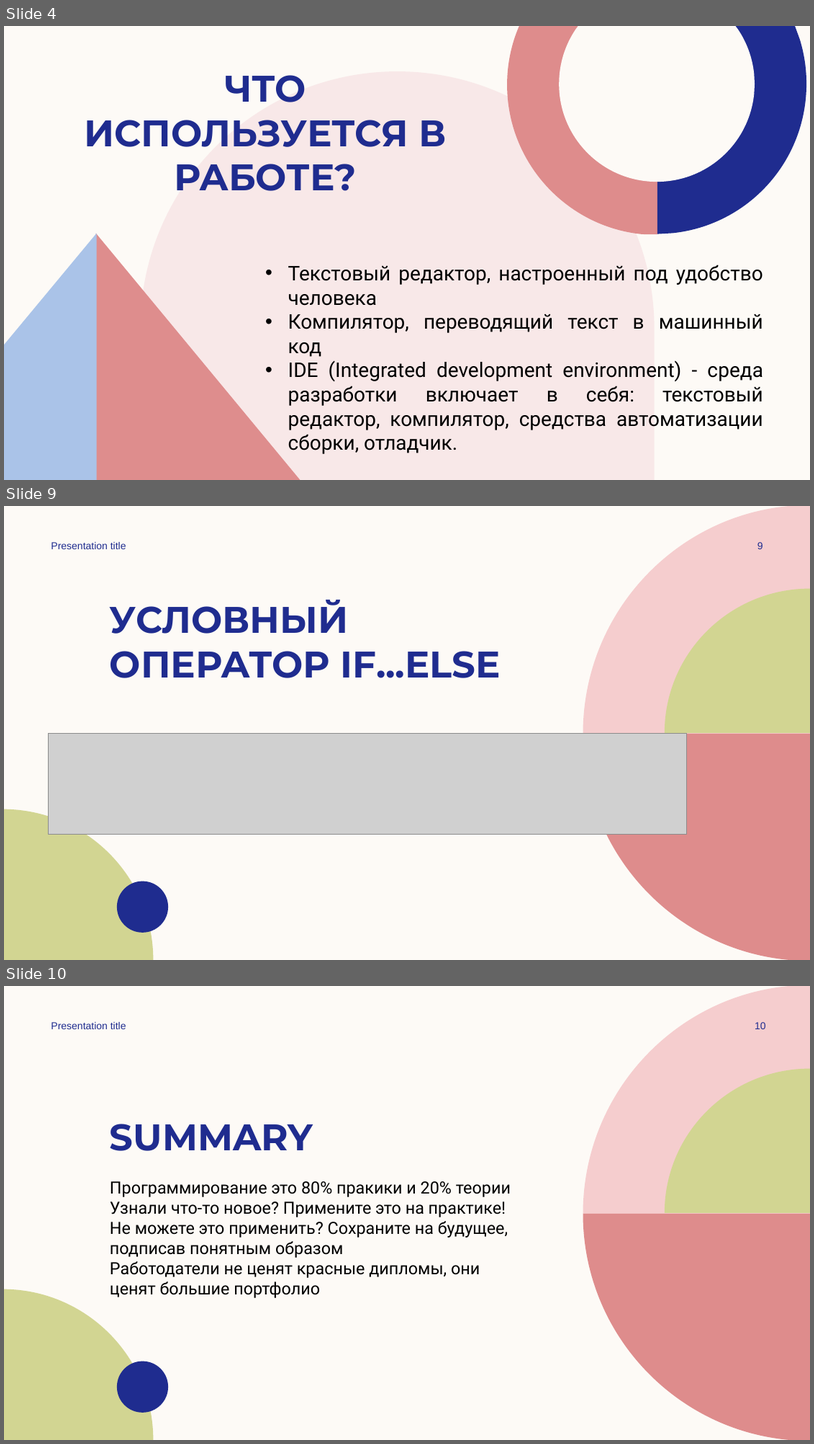
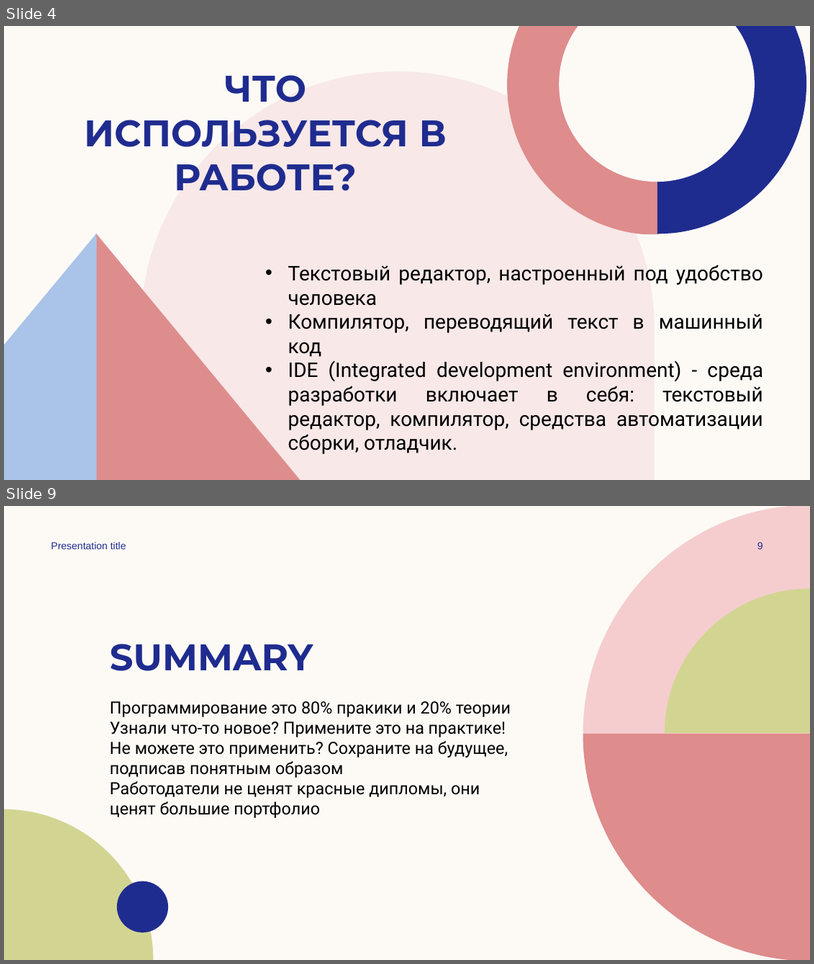
Before and after one commit to Isko00/Python_basic_lessons, a slide deck: 1_dataTypes/introduction.pptx. Shown one above the other, each under a label of ours: slides 4, 9 and 10 before the commit, slides 4 and 9 after it; the slides between them are not shown. The pictures are 814x1444 and 814x964 pixels, drawn with LibreOffice and Linux fonts; fonts in the diff are those of the drawing; grey boxes stand for pictures; background and template pictures are left out. Boxes give left, top, right and bottom in pixels: in the first picture for what was removed or moved away, otherwise in the second. Text is boxed around its words. In the diff, an @@ line names an element or a change of style, - is before the commit and + after.

```diff
--- a/1_dataTypes/introduction.pptx
+++ b/1_dataTypes/introduction.pptx
@@ slide 9 removed at (4,506,810,960), background #FDFAF6; not listed: 5 template elements that a slide beside it also shows @@
@@ text removed at (51,542,126,549) @@
-Presentation title
@@ page number removed at (758,542,764,549) @@
-9
@@ title removed at (110,600,501,678) @@
-УСЛОВНЫЙ ОПЕРАТОР IF...ELSE
@@ picture removed at (49,733,687,834) @@
@@ what was slide 10 is now slide 9 @@
@@ page number at (758,542,764,549): text changed @@
-10
+9
```
Also in this commit, not shown: 4 slides changed, 1 slide added, 1 other slide removed.
